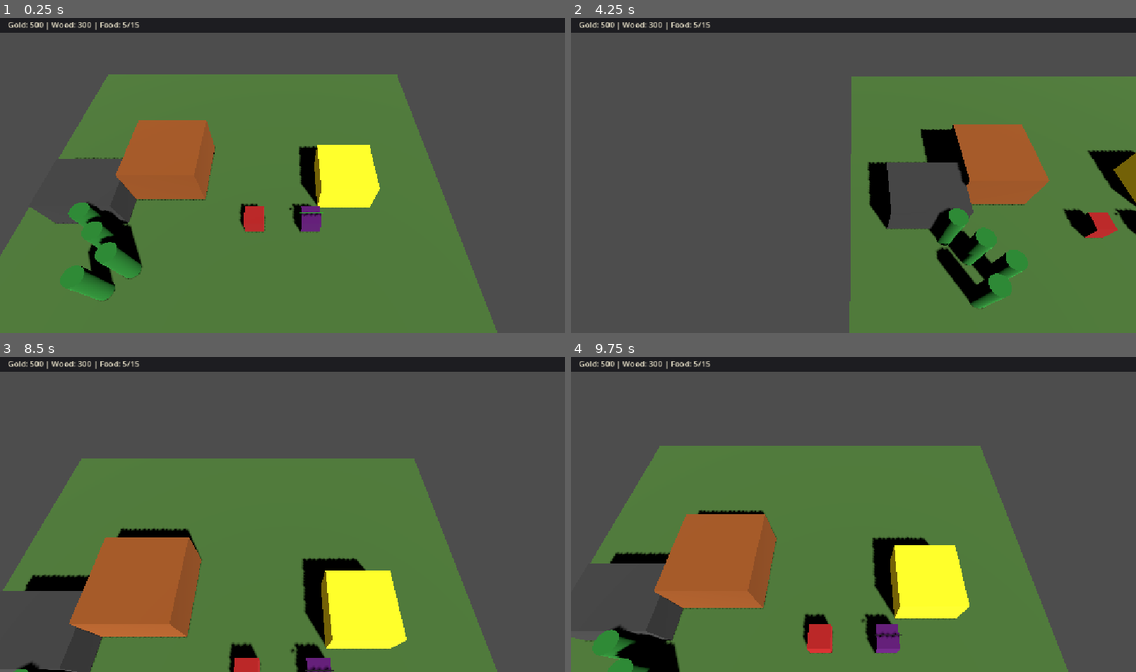
Above: before the commit, frames 1-4 (two rows, left to right).
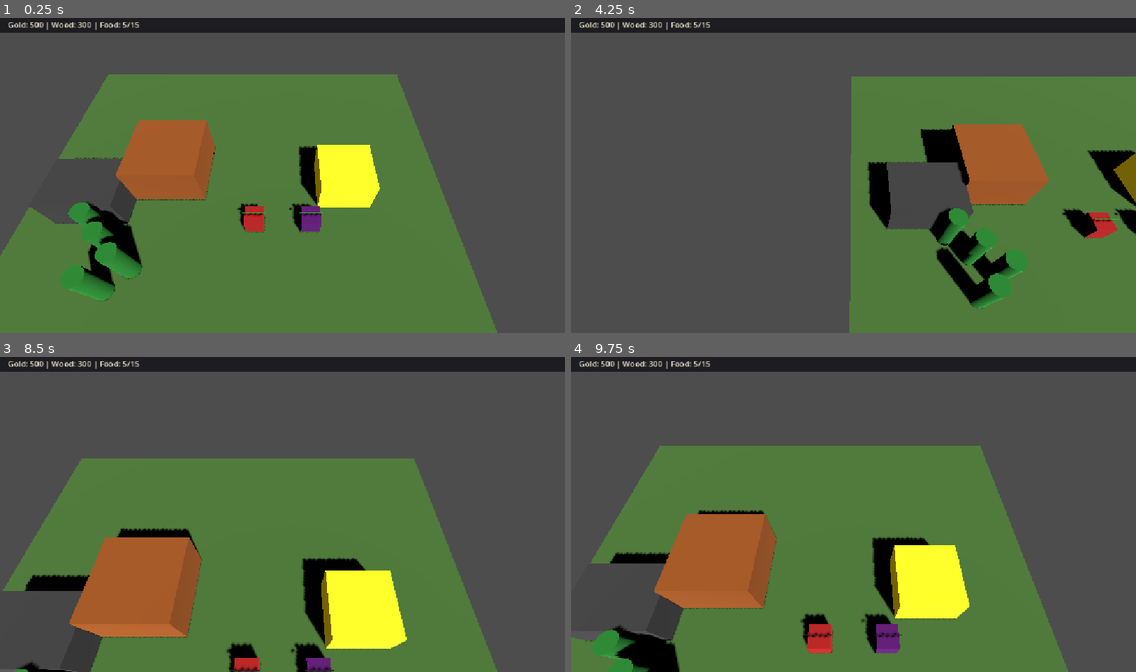
Above: after the commit, the same moments.

Repository: nplvkntx/endless-battle
Game: Godot game, scene res://scenes/combat_test.tscn
Two runs of this game, one before a commit and one after it. Both use one fixed random seed, a clock stepped at 60 frames per second and the inputs below. This scene is started directly instead of the project's main scene.
Inputs (mouse positions are in pixels of both pictures, inside the frame that each line leads up to):
- Up to frame 1 (0.25 s): no input
- Up to frame 2 (4.25 s): tap Enter at 0.5 s; move the mouse to (825, 238) at 0.52 s; hold Up (ui_up) 0.53-1.25 s; tap B at 0.6, 2.1, 3.6 s; click (825, 238) at 0.67 s; drag from (1023, 222) to (825, 238) at 1.27 s; move the mouse to (684, 128) at 2.02 s; hold Left (ui_left) 2.03-2.75 s; drag from (881, 175) to (684, 128) at 2.77 s; move the mouse to (768, 93) at 3.52 s; hold Down (ui_down) from 3.53 s (still down)
- Up to frame 3 (8.5 s): release Down (ui_down) at 4.25 s; drag from (406, 498) to (197, 432) at 4.27 s; move the mouse to (169, 530) at 5.02 s; hold Up (ui_up) 5.03-5.75 s; tap B at 5.1, 6.6, 8.1 s; click (169, 530) at 5.17 s; drag from (339, 445) to (169, 530) at 5.77 s; move the mouse to (254, 577) at 6.52 s; hold Right (ui_right) 6.53-7.25 s; drag from (452, 561) to (254, 577) at 7.27 s; move the mouse to (113, 467) at 8.02 s; hold Down (ui_down) from 8.03 s (still down)
- Up to frame 4 (9.75 s): release Down (ui_down) at 8.75 s; drag from (881, 514) to (684, 467) at 8.77 s; move the mouse to (768, 432) at 9.52 s; hold Up (ui_up) from 9.53 s (still down); tap B at 9.6 s; click (768, 432) at 9.67 s

The runs differ from the first frame. In frame 1, less than 0.1% of the frame differs, in the area x 41-47%, y 60-64%; in frame 2, less than 0.1%; in frame 3, less than 0.1%, in the area x 40-46%, y 92-100%; in frame 4, less than 0.1%.

Commit message:
Add swordsman health bar

Diff:
--- a/scenes/units/swordsman.tscn
+++ b/scenes/units/swordsman.tscn
@@ -24,6 +24,15 @@
 [sub_resource type="BoxShape3D" id="BoxShape3D_body"]
 size = Vector3(1, 1, 1)
 
+[sub_resource type="StandardMaterial3D" id="StandardMaterial3D_health_bg"]
+albedo_color = Color(0.15, 0.15, 0.15, 1)
+
+[sub_resource type="StandardMaterial3D" id="StandardMaterial3D_health_fill"]
+albedo_color = Color(0.85, 0.15, 0.15, 1)
+
+[sub_resource type="BoxMesh" id="BoxMesh_health_bar"]
+size = Vector3(1.2, 0.08, 0.02)
+
 [node name="Swordsman" type="CharacterBody3D" groups=["units"]]
 script = ExtResource("1_swordsman")
 
@@ -37,6 +46,18 @@
 mesh = SubResource("CylinderMesh_selection")
 surface_material_override/0 = SubResource("StandardMaterial3D_selection")
 
+[node name="HealthBar" type="Node3D" parent="."]
+transform = Transform3D(1, 0, 0, 0, 1, 0, 0, 0, 1, 0, 0.75, 0)
+
+[node name="Background" type="MeshInstance3D" parent="HealthBar"]
+mesh = SubResource("BoxMesh_health_bar")
+surface_material_override/0 = SubResource("StandardMaterial3D_health_bg")
+
+[node name="Fill" type="MeshInstance3D" parent="HealthBar"]
+transform = Transform3D(1, 0, 0, 0, 1, 0, 0, 0, 1, 0, 0, 0.015)
+mesh = SubResource("BoxMesh_health_bar")
+surface_material_override/0 = SubResource("StandardMaterial3D_health_fill")
+
 [node name="CollisionShape3D" type="CollisionShape3D" parent="."]
 shape = SubResource("BoxShape3D_body")
 
--- a/scripts/units/swordsman.gd
+++ b/scripts/units/swordsman.gd
@@ -7,8 +7,14 @@
 @export var attack_range: float = 2.0
 @export var attack_cooldown: float = 1.0
 
+const HEALTH_BAR_WIDTH := 1.2
+const HEALTH_BAR_HUE_GREEN := 0.333333
+
 @onready var _health_component: HealthComponent = $HealthComponent
-
+@onready var _health_bar: Node3D = $HealthBar
+@onready var _health_bar_fill: MeshInstance3D = $HealthBar/Fill
+
+var _health_bar_fill_material: StandardMaterial3D
 var _attack_target: EnemyDummy = null
 var _attack_cooldown_timer: float = 0.0
 var _has_chase_target: bool = false
@@ -16,7 +22,30 @@
 
 func _ready() -> void:
 	super._ready()
+	var fill_material := _health_bar_fill.get_surface_override_material(0) as StandardMaterial3D
+	_health_bar_fill_material = fill_material.duplicate() as StandardMaterial3D
+	_health_bar_fill.set_surface_override_material(0, _health_bar_fill_material)
+	_health_component.health_changed.connect(_on_health_changed)
 	_health_component.health_depleted.connect(_on_health_depleted)
+	_update_health_bar(_health_component.current_health, _health_component.max_health)
+
+
+func _on_health_changed(current_health: int, max_health: int) -> void:
+	_update_health_bar(current_health, max_health)
+
+
+func _update_health_bar(current_health: int, max_health: int) -> void:
+	if max_health <= 0:
+		return
+
+	var ratio: float = float(current_health) / float(max_health)
+	_health_bar_fill.scale.x = ratio
+	_health_bar_fill.position.x = HEALTH_BAR_WIDTH * (ratio - 1.0) * 0.5
+	_health_bar_fill_material.albedo_color = _get_health_bar_color(ratio)
+
+
+func _get_health_bar_color(ratio: float) -> Color:
+	return Color.from_hsv(ratio * HEALTH_BAR_HUE_GREEN, 0.85, 0.9)
 
 
 func command_attack(target: EnemyDummy) -> void:
@@ -130,6 +159,7 @@
 
 
 func _on_health_depleted() -> void:
+	_health_bar.visible = false
 	cancel_attack()
 	has_move_target = false
 	velocity = Vector3.ZERO
Not shown: 1 places in scenes/units/swordsman.tscn that only renumber resources
